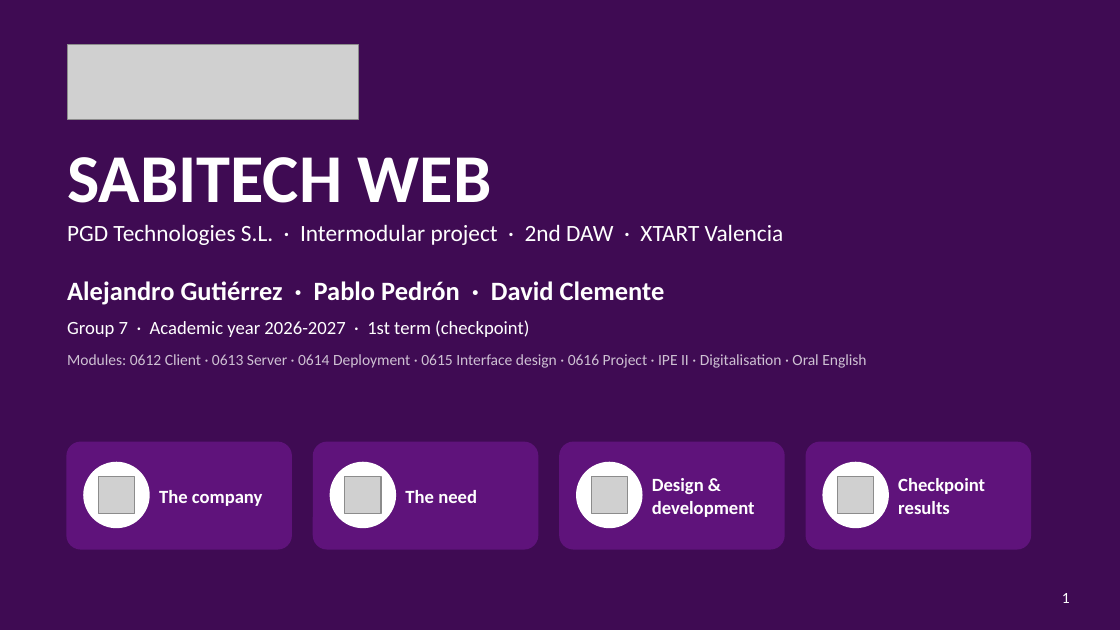
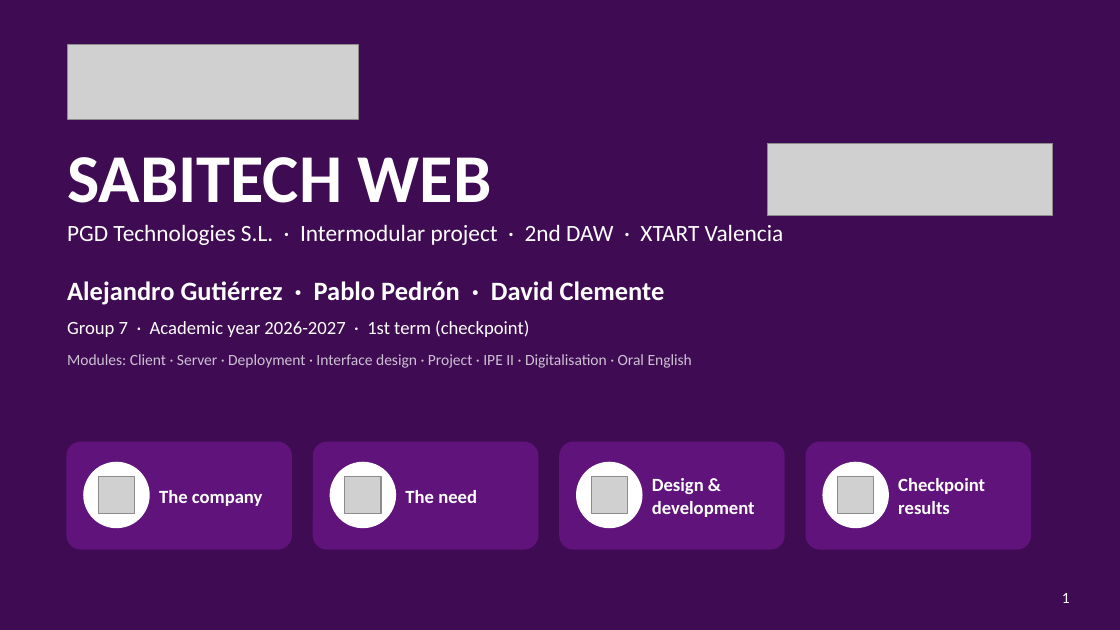
Before and after one commit to pablopedron/SABITECH, a slide deck: slide 1 of documents/Presentacion/07_2_DAW_Intermodular_1Evaluacion_SABITECH_WEB_Presentacion.pptx. Drawn at 1120x630 pixels with LibreOffice and Linux fonts; fonts in the diff are those of the drawing; grey boxes stand for pictures; background and template pictures are left out. Boxes give left, top, right and bottom in pixels: in the first picture for what was removed or moved away, otherwise in the second. Text is boxed around its words. In the diff, an @@ line names an element or a change of style, - is before the commit and + after.

```diff
--- a/documents/Presentacion/07_2_DAW_Intermodular_1Evaluacion_SABITECH_WEB_Presentacion.pptx
+++ b/documents/Presentacion/07_2_DAW_Intermodular_1Evaluacion_SABITECH_WEB_Presentacion.pptx
@@ picture added at box(767, 143, 1053, 216) @@
@@ text at box(67, 354, 692, 368): text changed @@
-Modules: 0612 Client · 0613 Server · 0614 Deployment · 0615 Interface design · 0616 Project · IPE II · Digitalisation · Oral English
+Modules: Client · Server · Deployment · Interface design · Project · IPE II · Digitalisation · Oral English
```
Also in this commit, not shown: 1 other slide changed, 4 other files.
